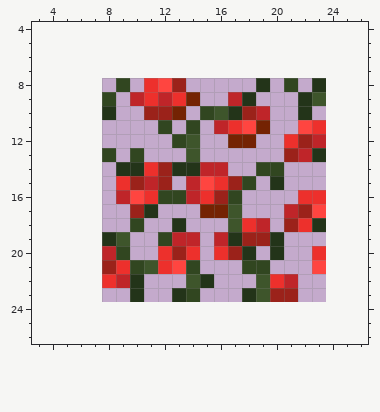
Two versions of one pixel-art sprite, src/assets/gauntlet/textures/decoration/foliage/wall_rose.png. Above is the file before it was changed.
The file is 16x16 pixels. Shown: x 3..26, y 4..26. The old version is drawn lined up with the new one, on the new canvas.
And afterwards:
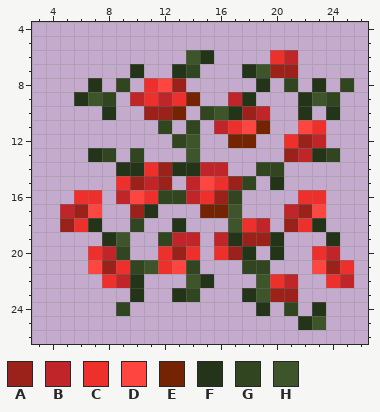
Palette (. is transparent): A #9b221a  B #bf2529  C #ed302c  D #ff4540  E #742303  F #233419  G #314620  H #3e552b
The commit says: rosier roses
Changes in this commit:
canvas 16x16 -> 32x32, the old top-left corner now at 8,8
Colour A is added in row 7 at x 20 to 21; in row 17 at x 6; in row 18 at x 5; in row 21 at x 24.
Colour B is added in row 6 at x 21; in row 17 at x 5; in row 20 at x 24; in row 22 at x 25.
Colour C is added in row 6 at x 20; in row 16 at x 6 to 7; in row 18 at x 6; in row 20 at x 7; in row 21 at x 25; in row 22 at x 24.
Colour D is added in row 17 at x 7; in row 21 at x 7.
Colour F is added in row 6 at x 15; in row 7 at x 10, 13 and 18; in row 8 at x 7; in row 9 at x 6; in row 10 at x 24; in row 13 at x 7.
Colour F is added in row 18 at x 7; in row 19 at x 24; in row 24 at x 19 and 23; in row 25 at x 22.
Colour G is added in row 7 at x 14; in row 8 at x 25; in row 9 at x 24; in row 13 at x 24; in row 24 at x 9 and 21.
Colour H is added in row 6 at x 14; in row 7 at x 19; in row 9 at x 7; in row 25 at x 23.
